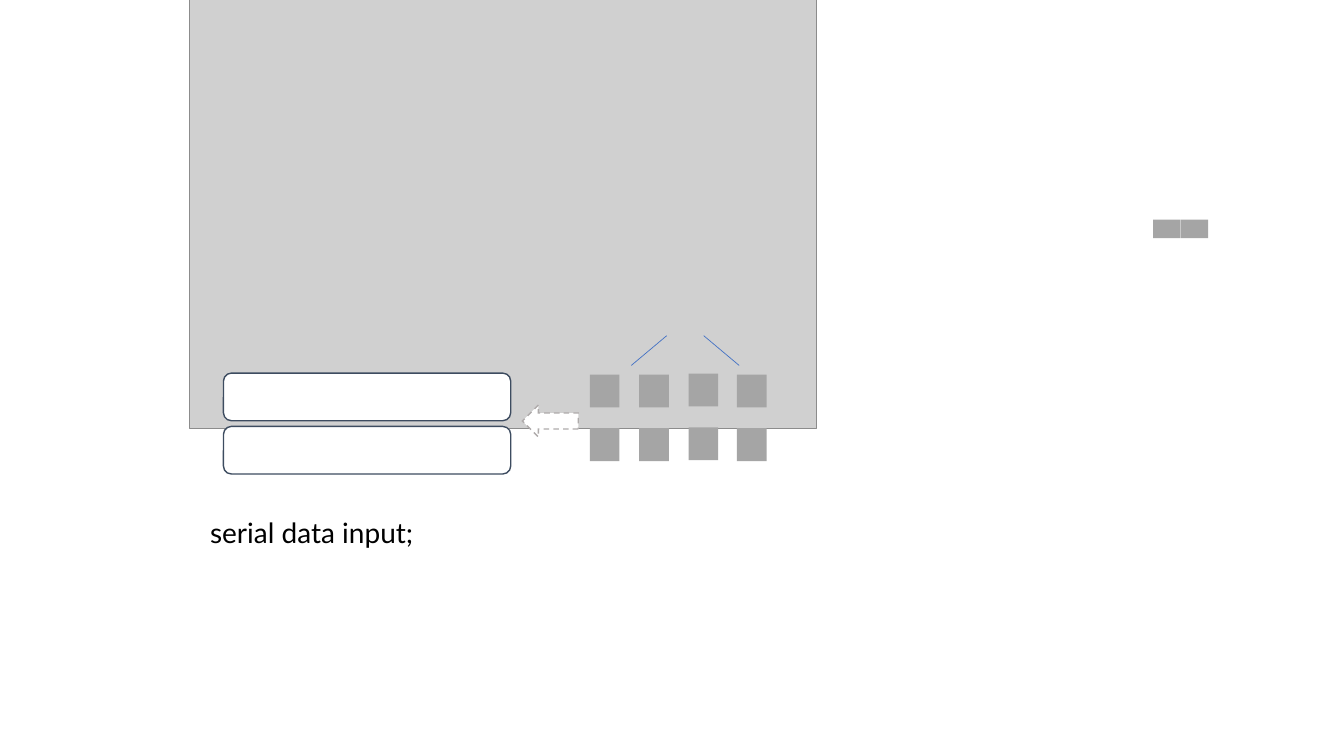
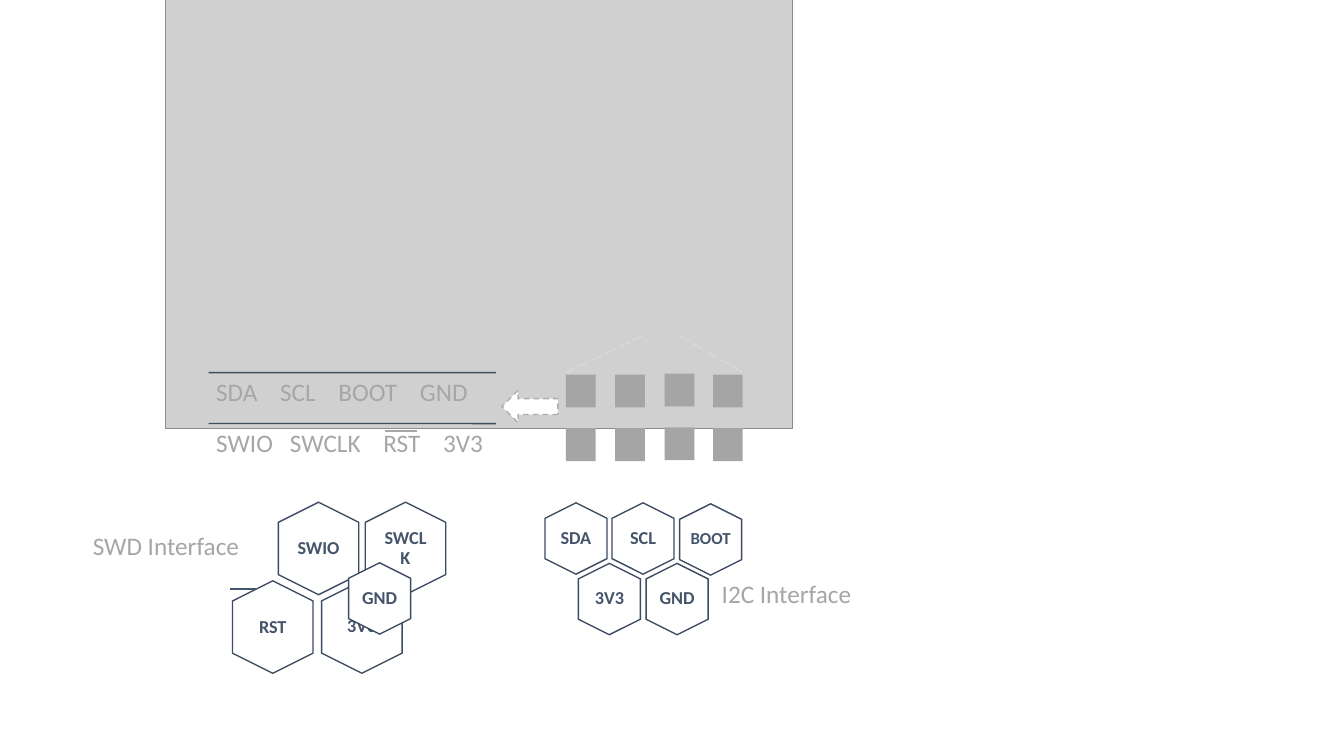
Before and after one commit to SeeedDocument/Grove-4-Channel_SPDT_Relay, a slide deck: slide 2 of img/pin_map.pptx. Drawn at 1344x756 pixels with LibreOffice and Linux fonts; fonts in the diff are those of the drawing; grey boxes stand for pictures. Boxes give left, top, right and bottom in pixels: in the first picture for what was removed or moved away, otherwise in the second. Text is boxed around its words. In the diff, an @@ line names an element or a change of style, - is before the commit and + after.

```diff
--- a/img/pin_map.pptx
+++ b/img/pin_map.pptx
@@ rectangle removed at (1153, 219, 1180, 237) @@
@@ rectangle removed at (1181, 219, 1208, 237) @@
@@ line moved from (666, 336) - (631, 366) to (643, 336) - (566, 373) @@
@@ line (643, 336) - (566, 373): stroke #4472C4 0.5 pt to #D9D9D9 1 pt dashed @@
@@ line moved from (704, 336) - (739, 366) to (680, 336) - (743, 373) @@
@@ line (680, 336) - (743, 373): stroke #4472C4 0.5 pt to #D9D9D9 1 pt dashed @@
@@ rounded rectangle removed at (224, 373, 511, 420) @@
@@ right arrow: place and size @@
-right arrow at (522, 405, 578, 438)
+right arrow at (502, 390, 558, 422)
@@ group added at (209, 373, 496, 452): 2 lines, 2 texts @@
+SDA SCL BOOT GND
+SWIO SWCLK RST 3V3
@@ rounded rectangle removed at (224, 426, 511, 474) @@
@@ line added from (385, 432) to (417, 432), #A6A6A6 1.5 pt @@
@@ 8 rectangles, 1 picture: place and size @@
-8 rectangles, 1 picture at (190, 0, 817, 461)
+8 rectangles, 1 picture at (166, 0, 793, 461)
@@ text added at (93, 538, 239, 555), 18 pt, text #A6A6A6 @@
+SWD Interface
@@ text removed at (210, 522, 413, 548) @@
-serial data input;
@@ group added at (545, 503, 743, 636): 4 hexagons, 4 texts @@
+SCL
+SDA
+3V3
+BOOT
@@ hexagon added at (646, 564, 708, 636), fill #FFFFFF, outline #3E4C60 1 pt @@
@@ line added from (231, 589) to (256, 589), #44546A 1.25 pt @@
@@ group added at (233, 502, 446, 674): 5 hexagons, 5 texts @@
+SWCLK
+SWIO
+3V3
+RST
+GND
@@ text added at (660, 592, 695, 604), 13 pt, text #44546A, bold @@
+GND
@@ text added at (722, 586, 851, 603), 18 pt, text #A6A6A6 @@
+I2C Interface
```
Also in this commit, not shown: 1 slide added, 1 slide removed, 2 other files.
